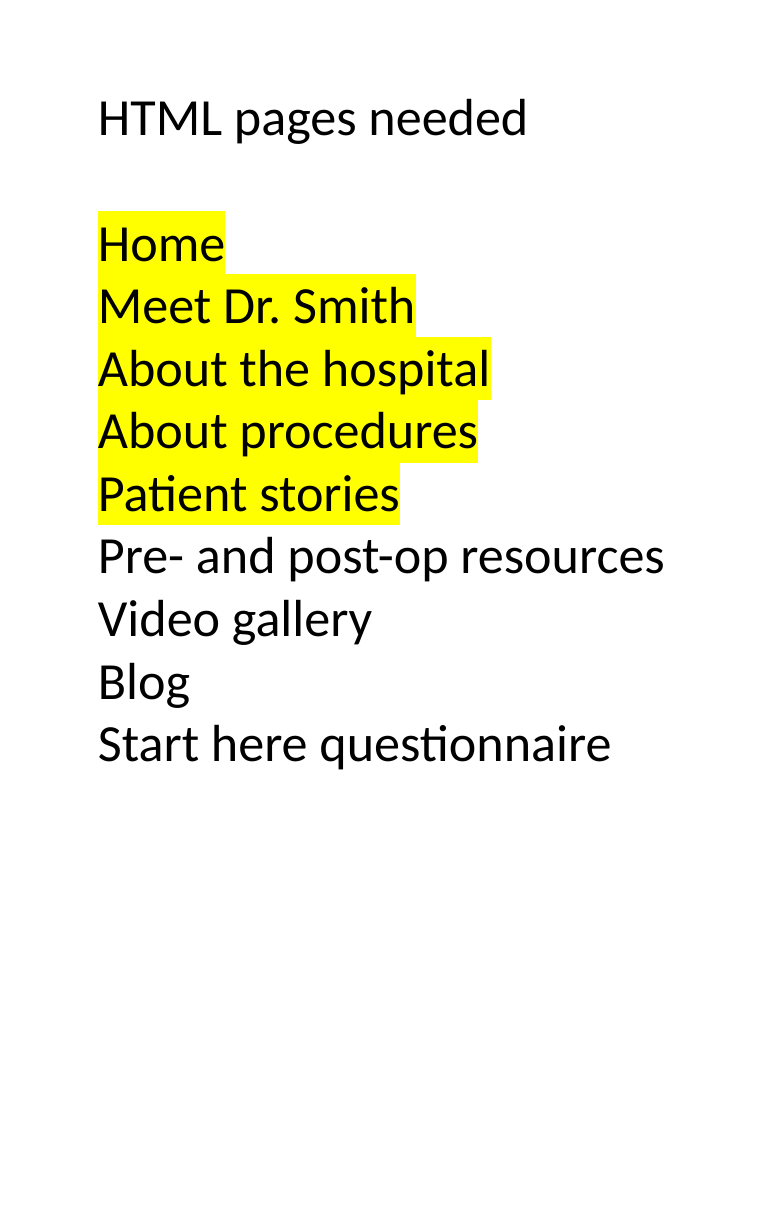
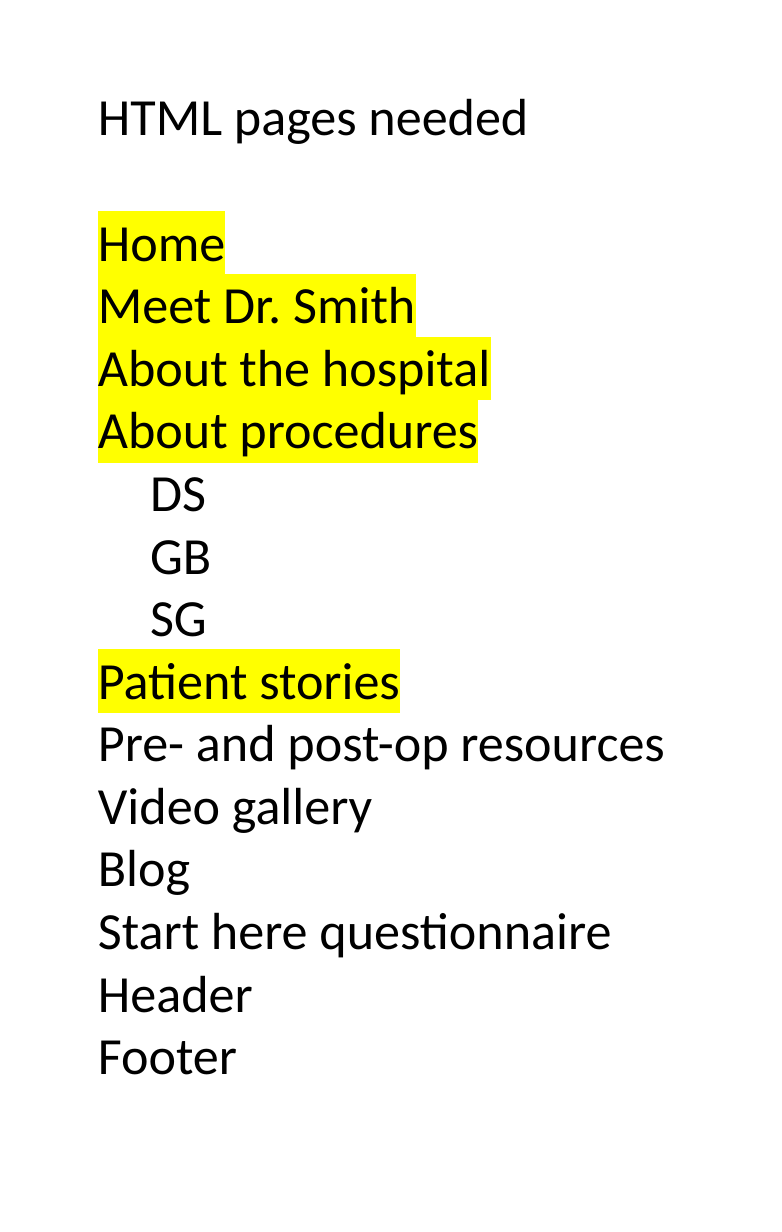
Before and after one commit to audcsm/aos-site, a slide deck: slide 2 of Website Design Tools.pptx. Drawn at 782x1232 pixels with LibreOffice and Linux fonts; fonts in the diff are those of the drawing. Boxes give left, top, right and bottom in pixels: in the first picture for what was removed or moved away, otherwise in the second. Text is boxed around its words. In the diff, an @@ line names an element or a change of style, - is before the commit and + after.

Commit message:
Completed header partial HTML and CSS

```diff
--- a/Website Design Tools.pptx
+++ b/Website Design Tools.pptx
@@ text at (150,477,211,637): paragraphs added @@
+DS
+GB
+SG
@@ text at (98,975,253,1075): paragraphs added @@
+Header
+Footer
```
Also in this commit, not shown: 1 other slide changed, 9 other files.
